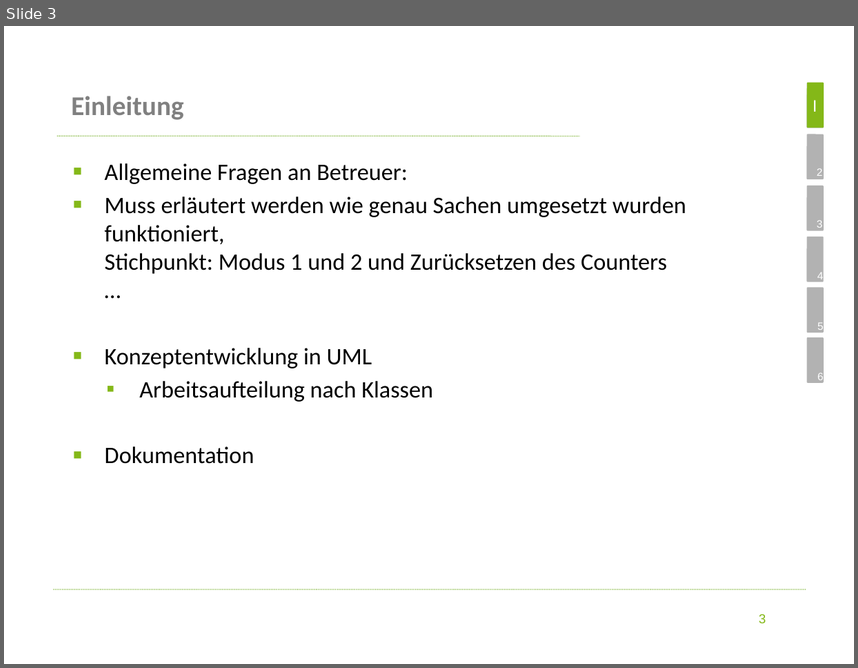
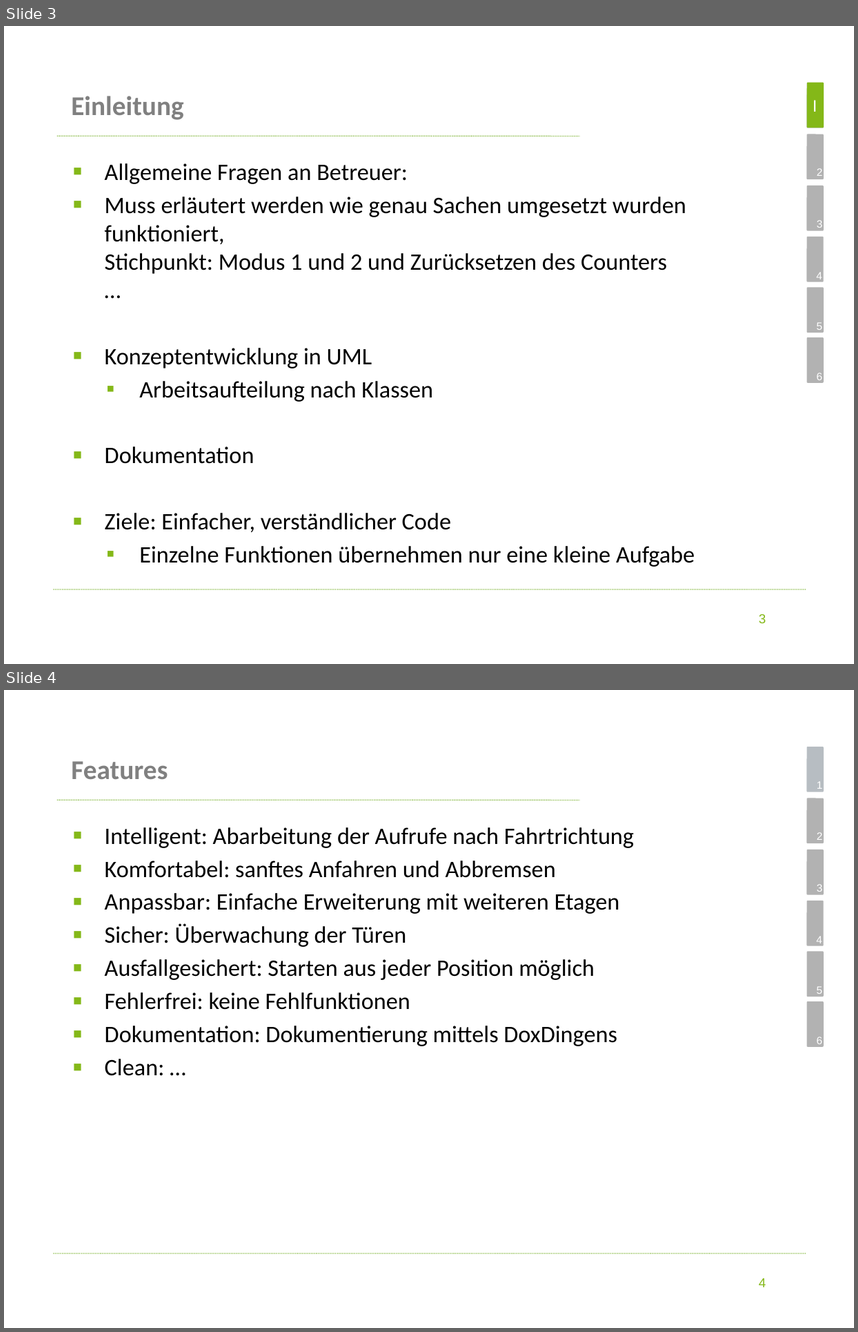
Before and after one commit to koeni90/elevatorUML, a slide deck: Präsentation.pptx. Shown one above the other, each under a label of ours: slide 3 before the commit, slides 3 and 4 after it. The pictures are 858x668 and 858x1332 pixels, drawn with LibreOffice and Linux fonts; fonts in the diff are those of the drawing; background and template pictures are left out. Boxes give left, top, right and bottom in pixels: in the first picture for what was removed or moved away, otherwise in the second. Text is boxed around its words. In the diff, an @@ line names an element or a change of style, - is before the commit and + after.

```diff
--- a/Präsentation.pptx
+++ b/Präsentation.pptx
@@ slide 4 added at (x1=4, y1=690, x2=854, y2=1328), background #FFFFFF; not listed: 14 template elements that a slide beside it also shows @@
@@ title added at (x1=71, y1=761, x2=168, y2=779), 23 pt, text #808080, bold @@
+Features
@@ text added at (x1=105, y1=827, x2=634, y2=1076), 20 pt, text #000000 @@
+▪ Intelligent: Abarbeitung der Aufrufe nach Fahrtrichtung
+▪ Komfortabel: sanftes Anfahren und Abbremsen
+▪ Anpassbar: Einfache Erweiterung mit weiteren Etagen
+▪ Sicher: Überwachung der Türen
+▪ Ausfallgesichert: Starten aus jeder Position möglich
+▪ Fehlerfrei: keine Fehlfunktionen
+▪ Dokumentation: Dokumentierung mittels DoxDingens
+▪ Clean: …
@@ page number added at (x1=759, y1=1278, x2=766, y2=1287), 11 pt, text #84B818 @@
+4
@@ slide 3 changed as well @@
@@ text "5" rewrapped from (x1=818, y1=322, x2=824, y2=332) to (x1=817, y1=322, x2=823, y2=330) @@
@@ text at (x1=105, y1=512, x2=695, y2=566): paragraphs added @@
+▪ Ziele: Einfacher, verständlicher Code
+  ▪ Einzelne Funktionen übernehmen nur eine kleine Aufgabe
```
Also in this commit, not shown: 12 other slides changed, 5 other slides added, 4 slides removed, 2 other files.
